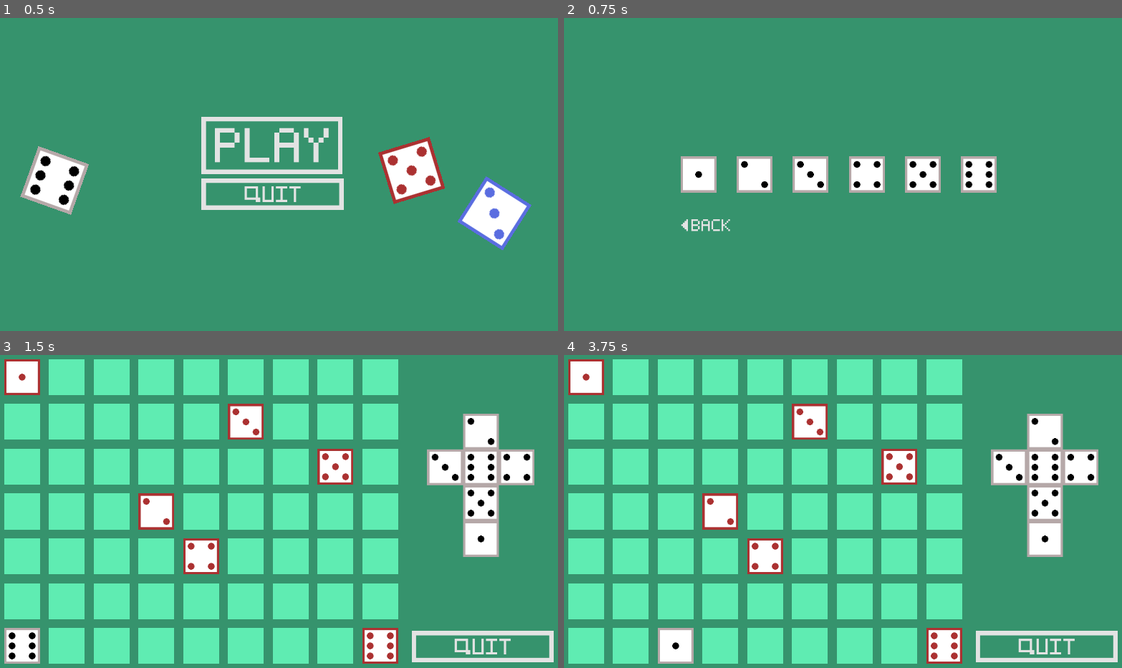
Above: before the commit, frames 1-4 (two rows, left to right).
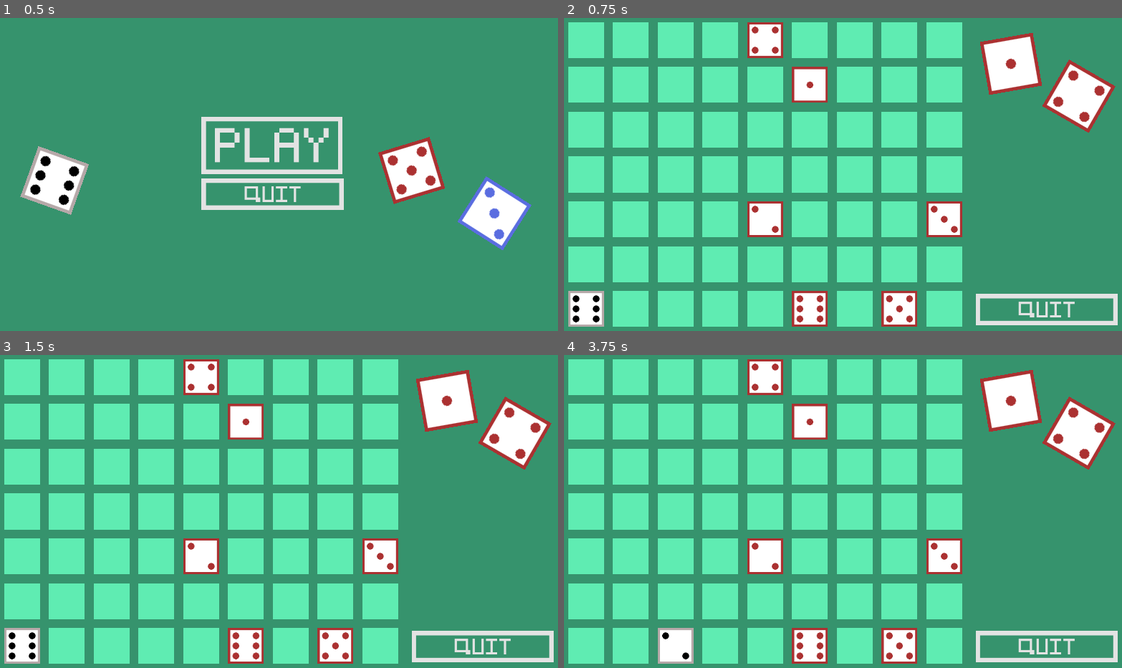
Above: after the commit, the same moments.

Repository: Dimitar100/roll-the-dice
Game: Godot game, scene res://scenes/UI.tscn
Two runs of this game, one before a commit and one after it. Both use one fixed random seed, a clock stepped at 60 frames per second and the inputs below.
Inputs (mouse positions are in pixels of both pictures, inside the frame that each line leads up to):
- Up to frame 1 (0.5 s): no input
- Up to frame 2 (0.75 s): click (837, 146) at 0.5 s
- Up to frame 3 (1.5 s): click (133, 511) at 1.27 s
- Up to frame 4 (3.75 s): tap Enter at 2, 3.5 s; hold D (ui_right) 2.03-2.78 s; tap Space at 2.75 s; hold S (ui_down) 2.78-3.53 s; hold D (ui_right) from 3.53 s (still down)

Frame 1 is identical in both runs. In frame 2, 52% of the frame differs, in the area x 0-100%, y 1-99%; in frame 3, 13%; in frame 4, 13%.

Commit message:
working on the gameplay

Diff:
--- a/Level1.gd
+++ b/Level1.gd
@@ -1,16 +1,23 @@
 extends Node2D
 
+var dice1
+var dice2
+var dots = ["1", "2", "3", "4", "5", "6", "7", "8", "9", "10","11", "12"]
 
-# Declare member variables here. Examples:
-# var a = 2
-# var b = "text"
+func generate_random():
+	dice1 = randi() % 6
+	dice2 = randi() % 6
+	get_node("dice1").play(dots[dice1])
+	get_node("dice2").play(dots[dice2])
+
+func swap_colour(dice):
+	get_node(dice).play(dots[dice1+6])
 
 
-# Called when the node enters the scene tree for the first time.
 func _ready():
-	pass # Replace with function body.
-
+	generate_random()
 
 # Called every frame. 'delta' is the elapsed time since the previous frame.
-#func _process(delta):
-#	pass
+# warning-ignore:unused_argument
+func _process(delta):
+	pass
--- a/QuitLvlBtn.gd
+++ b/QuitLvlBtn.gd
@@ -9,4 +9,4 @@
 
 func _on_QuitLvlBtn_pressed():
 # warning-ignore:return_value_discarded
-	get_tree().change_scene("res://scenes/SelectLevel.tscn")
+	get_tree().change_scene("res://scenes/UI.tscn")
--- a/scenes/GridMaker.gd
+++ b/scenes/GridMaker.gd
@@ -4,6 +4,8 @@
 var matrix_fields = []
 var width = 9
 var height = 7
+
+var count = 0;
 
 var field = preload("res://assets/field.png")
 var dice1 = preload("res://assets/dice_field_red/Dice_field1.png")
@@ -23,6 +25,14 @@
 var player = [6, 0]
 var invs
 var player_loc
+
+func dice_locations(n):
+	var x = randi() % 9
+	var y = randi() % 7
+	if matrix[x][y] == 0:
+		matrix[x][y] = n + 1
+	else:
+		dice_locations(n)
 
 func setup_grid():
 	matrix[player[1]][player[0]] = 7
@@ -67,6 +77,19 @@
 		yLoc = yLoc + 80
 		xLoc = 60
 
+func turn_dice():
+	if get_node("Player").i == 5:
+		count=1
+	else:
+		count += 1
+
+	if count == matrix[player[1]][player[0]]:
+		if get_parent().dice1+1 == count:
+			get_parent().get_node("dice1").play(get_parent().dots[get_parent().dice1+6])
+		if get_parent().dice2+1 == count:
+			get_parent().get_node("dice2").play(get_parent().dots[get_parent().dice2+6])
+
+
 func _ready():
 	for x in range(width):
 		matrix.append([])
@@ -76,12 +99,8 @@
 			matrix[x].append(0)
 			matrix_fields[x].append(0)
 
-	matrix[dice1_x_y[1]][dice1_x_y[0]] = 1
-	matrix[dice2_x_y[1]][dice2_x_y[0]] = 2
-	matrix[dice3_x_y[1]][dice3_x_y[0]] = 3
-	matrix[dice4_x_y[1]][dice4_x_y[0]] = 4
-	matrix[dice5_x_y[1]][dice5_x_y[0]] = 5
-	matrix[dice6_x_y[1]][dice6_x_y[0]] = 6
+	for n in 6:
+		dice_locations(n)
 
 	setup_grid()
 
@@ -96,6 +115,7 @@
 			get_node("Player").position.y = get_node("Player").position.y - 80
 		else:
 			get_node("Player").can_up = false
+		turn_dice()
 	elif Input.is_action_just_pressed("ui_down"):
 		if player[0] != 6:
 			get_node("Player").can_up = true
@@ -105,15 +125,18 @@
 			get_node("Player").position.y = get_node("Player").position.y + 80
 		else:
 			get_node("Player").can_down = false
+		turn_dice()
 	elif Input.is_action_just_pressed("ui_right"):
 		if player[1] != 8:
 			matrix_fields[player[1]][player[0]].visible = true
 			player[1] = player[1]+1
 			matrix_fields[player[1]][player[0]].visible = false
 			get_node("Player").position.x = get_node("Player").position.x + 80
+		turn_dice()
 	elif Input.is_action_just_pressed("ui_left"):
 		if player[1] != 0:
 			matrix_fields[player[1]][player[0]].visible = true
 			player[1] = player[1]-1
 			matrix_fields[player[1]][player[0]].visible = false
 			get_node("Player").position.x = get_node("Player").position.x - 80
+		turn_dice()
--- a/scenes/Level1.tscn
+++ b/scenes/Level1.tscn
@@ -1,9 +1,83 @@
-[gd_scene load_steps=5 format=2]
+[gd_scene load_steps=17 format=2]
 
 [ext_resource path="res://Level1.gd" type="Script" id=1]
 [ext_resource path="res://scenes/GridMaker.tscn" type="PackedScene" id=2]
-[ext_resource path="res://assets/folded_dice.png" type="Texture" id=3]
+[ext_resource path="res://assets/dice_field_red/Dice_field6.png" type="Texture" id=3]
 [ext_resource path="res://scenes/QuitLvl.tscn" type="PackedScene" id=4]
+[ext_resource path="res://assets/dice_field_red/Dice_field3.png" type="Texture" id=5]
+[ext_resource path="res://assets/dice_field_turned/Dice_field_turned4.png" type="Texture" id=6]
+[ext_resource path="res://assets/dice_field_turned/Dice_field_turned6.png" type="Texture" id=7]
+[ext_resource path="res://assets/dice_field_red/Dice_field4.png" type="Texture" id=8]
+[ext_resource path="res://assets/dice_field_red/Dice_field2.png" type="Texture" id=9]
+[ext_resource path="res://assets/dice_field_turned/Dice_field_turned1.png" type="Texture" id=10]
+[ext_resource path="res://assets/dice_field_red/Dice_field5.png" type="Texture" id=11]
+[ext_resource path="res://assets/dice_field_red/Dice_field1.png" type="Texture" id=12]
+[ext_resource path="res://assets/dice_field_turned/Dice_field_turned3.png" type="Texture" id=13]
+[ext_resource path="res://assets/dice_field_turned/Dice_field_turned5.png" type="Texture" id=14]
+[ext_resource path="res://assets/dice_field_turned/Dice_field_turned2.png" type="Texture" id=15]
+
+[sub_resource type="SpriteFrames" id=1]
+animations = [ {
+"frames": [ ExtResource( 3 ) ],
+"loop": false,
+"name": "6",
+"speed": 5.0
+}, {
+"frames": [ ExtResource( 8 ) ],
+"loop": false,
+"name": "4",
+"speed": 5.0
+}, {
+"frames": [ ExtResource( 5 ) ],
+"loop": false,
+"name": "3",
+"speed": 5.0
+}, {
+"frames": [ ExtResource( 7 ) ],
+"loop": true,
+"name": "12",
+"speed": 5.0
+}, {
+"frames": [ ExtResource( 15 ) ],
+"loop": true,
+"name": "8",
+"speed": 5.0
+}, {
+"frames": [ ExtResource( 12 ) ],
+"loop": false,
+"name": "1",
+"speed": 5.0
+}, {
+"frames": [ ExtResource( 11 ) ],
+"loop": false,
+"name": "5",
+"speed": 5.0
+}, {
+"frames": [ ExtResource( 14 ) ],
+"loop": false,
+"name": "11",
+"speed": 5.0
+}, {
+"frames": [ ExtResource( 9 ) ],
+"loop": false,
+"name": "2",
+"speed": 5.0
+}, {
+"frames": [ ExtResource( 13 ) ],
+"loop": true,
+"name": "9",
+"speed": 5.0
+}, {
+"frames": [ ExtResource( 6 ) ],
+"loop": true,
+"name": "10",
+"speed": 5.0
+}, {
+"frames": [ ExtResource( 10 ) ],
+"loop": true,
+"name": "7",
+"speed": 5.0
+} ]
 
 [node name="Level1" type="Node2D"]
 script = ExtResource( 1 )
@@ -15,9 +89,21 @@
 dice5_x_y = [ 2, 7 ]
 dice6_x_y = [ 6, 8 ]
 
-[node name="Sprite" type="Sprite" parent="."]
-position = Vector2( 880, 253 )
-texture = ExtResource( 3 )
-
 [node name="QuitLvl" parent="." instance=ExtResource( 4 )]
 position = Vector2( 755.89, 513.336 )
+
+[node name="dice2" type="AnimatedSprite" parent="."]
+position = Vector2( -571.627, 1066.9 )
+rotation = -0.174533
+scale = Vector2( 1.5, 1.5 )
+frames = SubResource( 1 )
+animation = "12"
+offset = Vector2( 1024.77, -472.274 )
+
+[node name="dice1" type="AnimatedSprite" parent="."]
+position = Vector2( -744.869, 5.16967 )
+rotation = 0.523599
+scale = Vector2( 1.5, 1.5 )
+frames = SubResource( 1 )
+animation = "12"
+offset = Vector2( 1024.77, -472.274 )
--- a/scenes/PlayBrn.gd
+++ b/scenes/PlayBrn.gd
@@ -6,4 +6,4 @@
 
 func _on_PlayBrn_pressed():
 # warning-ignore:return_value_discarded
-	get_tree().change_scene("res://scenes/SelectLevel.tscn")
+	get_tree().change_scene("res://scenes/Level1.tscn")
--- a/scenes/Player.gd
+++ b/scenes/Player.gd
@@ -7,19 +7,12 @@
 var dots3 = 0
 var dots4 = 0
 
-var y = ["6", "5", "1", "2","6", "5","1"]
-var yi = 0
-var x = ["6", "3", "1", "4", "6", "3", "1", "4", "6"]
-var xi = 0
-var rotY = 0
-var rotX = 0
-
+var dots = ["1", "2", "3", "4","5", "6"]
+var i = 5
 var can_up = true
 var can_down = true
 var can_right = true
 var can_left = true
-
-var dots = dots6
 
 func rotate_right(dot):#right 45 deg
 	dot += 90
@@ -39,178 +32,26 @@
 # Called every frame. 'delta' is the elapsed time since the previous frame.
 func _physics_process(_delta):
 	if Input.is_action_just_pressed("ui_up") && can_up:
-		yi += 1
-		get_node("AnimatedSprite").play(y[yi])
-		if y[yi]=="6":
-			for n in 9:
-				if n==xi || n==xi+4 || n==xi+8 || n==xi-4 || n==xi-8:
-					x[n] = "6"
-				elif n==xi+2 || n==xi+6 || n==xi-2 || n==xi-6:
-					x[n] = "1"
-		elif y[yi]=="5":
-			for n in 9:
-				if n==xi || n==xi+4 || n==xi+8|| n==xi-4 || n==xi-8:
-					x[n] = "5"
-				elif n==xi+2 || n==xi+6 || n==xi-2 || n==xi-6:
-					x[n] = "2"
-		elif y[yi]=="1":
-			for n in 9:
-				if n==xi || n==xi+4 || n==xi+8|| n==xi-4 || n==xi-8:
-					x[n] = "1"
-				elif n==xi+2 || n==xi+6 || n==xi-2 || n==xi-6:
-					x[n] = "6"
-		elif y[yi]=="2":
-			for n in 9:
-				if n==xi || n==xi+4 || n==xi+8 || n==xi-4 || n==xi-8:
-					x[n] = "2"
-				elif n==xi+2 || n==xi+6 || n==xi-2 || n==xi-6:
-					x[n] = "5"
-		elif y[yi]=="3":
-			for n in 9:
-				if n==xi || n==xi+4 || n==xi+8 || n==xi-4 || n==xi-8:
-					x[n] = "3"
-				elif n==xi+2 || n==xi+6 || n==xi-2 || n==xi-6:
-					x[n] = "4"
-		elif y[yi]=="4":
-			for n in 9:
-				if n==xi || n==xi+4 || n==xi+8 || n==xi-4 || n==xi-8:
-					x[n] = "5"
-				elif n==xi+2 || n==xi+6 || n==xi-2 || n==xi-6:
-					x[n] = "3"
-		#xi=0
-		print(y)
-		print(x)
-		print(yi)
-		print(xi)
+		if i == 5:
+			i = 0
+		else:
+			i += 1
+		get_node("AnimatedSprite").play(dots[i])
 	elif Input.is_action_just_pressed("ui_down") && can_down:
-		yi -= 1
-		get_node("AnimatedSprite").play(y[yi])
-		if y[yi]=="6":
-			for n in 9:
-				if n==xi || n==xi+4 || n==xi+8 || n==xi-4 || n==xi-8:
-					x[n] = "6"
-				elif n==xi+2 || n==xi+6 || n==xi-2 || n==xi-6:
-					x[n] = "1"
-		elif y[yi]=="5":
-			for n in 9:
-				if n==xi || n==xi+4 || n==xi+8|| n==xi-4 || n==xi-8:
-					x[n] = "5"
-				elif n==xi+2 || n==xi+6 || n==xi-2 || n==xi-6:
-					x[n] = "2"
-		elif y[yi]=="1":
-			for n in 9:
-				if n==xi || n==xi+4 || n==xi+8|| n==xi-4 || n==xi-8:
-					x[n] = "1"
-				elif n==xi+2 || n==xi+6 || n==xi-2 || n==xi-6:
-					x[n] = "6"
-		elif y[yi]=="2":
-			for n in 9:
-				if n==xi || n==xi+4 || n==xi+8 || n==xi-4 || n==xi-8:
-					x[n] = "2"
-				elif n==xi+2 || n==xi+6 || n==xi-2 || n==xi-6:
-					x[n] = "5"
-		elif y[yi]=="3":
-			for n in 9:
-				if n==xi || n==xi+4 || n==xi+8 || n==xi-4 || n==xi-8:
-					x[n] = "3"
-				elif n==xi+2 || n==xi+6 || n==xi-2 || n==xi-6:
-					x[n] = "4"
-		elif y[yi]=="4":
-			for n in 9:
-				if n==xi || n==xi+4 || n==xi+8 || n==xi-4 || n==xi-8:
-					x[n] = "5"
-				elif n==xi+2 || n==xi+6 || n==xi-2 || n==xi-6:
-					x[n] = "3"
-		#xi=0
-		print(y)
-		print(x)
-		print(yi)
-		print(xi)
+		if i == 5:
+			i = 0
+		else:
+			i += 1
+		get_node("AnimatedSprite").play(dots[i])
 	elif Input.is_action_just_pressed("ui_right") && can_right:
-		xi += 1
-		get_node("AnimatedSprite").play(x[xi])
-		if x[xi]=="6":
-			for n in 7:
-				if n==yi || n==yi+4 || n==yi-4:
-					y[n] = "6"
-				elif n==yi+2 || n==yi+6 || n==yi-2 || n==yi-6:
-					y[n] = "1"
-		elif x[xi]=="3":
-			for n in 7:
-				if n==yi || n==yi+4 || n==yi-4:
-					y[n] = "3"
-				elif n==yi+2 || n==yi+6 || n==yi-2 || n==yi-6:
-					y[n] = "4"
-		elif x[xi]=="1":
-			for n in 7:
-				if n==yi || n==yi+4 || n==yi-4:
-					y[n] = "1"
-				elif n==yi+2 || n==yi+6 || n==yi-2 || n==yi-6:
-					y[n] = "6"
-		elif x[xi]=="4":
-			for n in 7:
-				if n==yi || n==yi+4 || n==yi-4:
-					y[n] = "4"
-				elif n==yi+2 || n==yi+6 || n==yi-2 || n==yi-6:
-					y[n] = "3"
-		elif x[xi]=="5":
-			for n in 7:
-				if n==yi || n==yi+4 || n==yi-4:
-					y[n] = "5"
-				elif n==yi+2 || n==yi+6 || n==yi-2 || n==yi-6:
-					y[n] = "2"
-		elif x[xi]=="2":
-			for n in 7:
-				if n==yi || n==yi+4 || n==yi-4:
-					y[n] = "2"
-				elif n==yi+2 || n==yi+6 || n==yi-2 || n==yi-6:
-					y[n] = "5"
-		#yi=0
-		print(y)
-		print(x)
-		print(yi)
-		print(xi)
+		if i == 5:
+			i = 0
+		else:
+			i += 1
+		get_node("AnimatedSprite").play(dots[i])
 	elif Input.is_action_just_pressed("ui_left") && can_left:
-		xi -= 1
-		get_node("AnimatedSprite").play(x[xi])
-		if x[xi]=="6":
-			for n in 7:
-				if n==yi || n==yi+4 || n==yi-4:
-					y[n] = "6"
-				elif n==yi+2 || n==yi+6 || n==yi-2 || n==yi-6:
-					y[n] = "1"
-		elif x[xi]=="3":
-			for n in 7:
-				if n==yi || n==yi+4 || n==yi-4:
-					y[n] = "3"
-				elif n==yi+2 || n==yi+6 || n==yi-2 || n==yi-6:
-					y[n] = "4"
-		elif x[xi]=="1":
-			for n in 7:
-				if n==yi || n==yi+4 || n==yi-4:
-					y[n] = "1"
-				elif n==yi+2 || n==yi+6 || n==yi-2 || n==yi-6:
-					y[n] = "6"
-		elif x[xi]=="4":
-			for n in 7:
-				if n==yi || n==yi+4 || n==yi-4:
-					y[n] = "4"
-				elif n==yi+2 || n==yi+6 || n==yi-2 || n==yi-6:
-					y[n] = "3"
-		elif x[xi]=="5":
-			for n in 7:
-				if n==yi || n==yi+4 || n==yi-4:
-					y[n] = "5"
-				elif n==yi+2 || n==yi+6 || n==yi-2 || n==yi-6:
-					y[n] = "2"
-		elif x[xi]=="2":
-			for n in 7:
-				if n==yi || n==yi+4 || n==yi-4:
-					y[n] = "2"
-				elif n==yi+2 || n==yi+6 || n==yi-2 || n==yi-6:
-					y[n] = "5"
-		#yi=0
-		print(y)
-		print(x)
-		print(yi)
-		print(xi)
+		if i == 5:
+			i = 0
+		else:
+			i += 1
+		get_node("AnimatedSprite").play(dots[i])
Binary file added: assets/dice_field_turned/Guide_movement.png
Not shown, added: assets/dice_field_turned/Guide_movement.png.import
